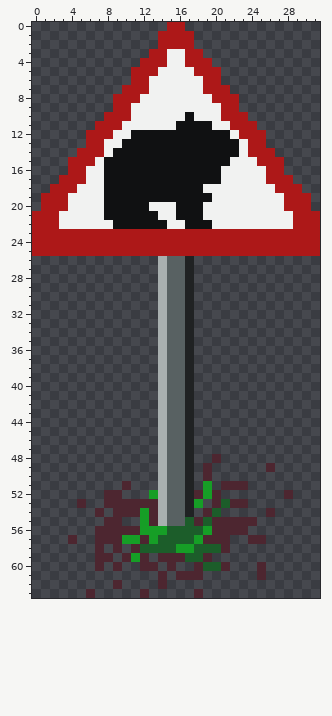
A pixel-art sprite gets an edit: resources/textures/entities/sign/sign.png. This is how it looked before the edit.
The file is 32x64 pixels.
And afterwards:
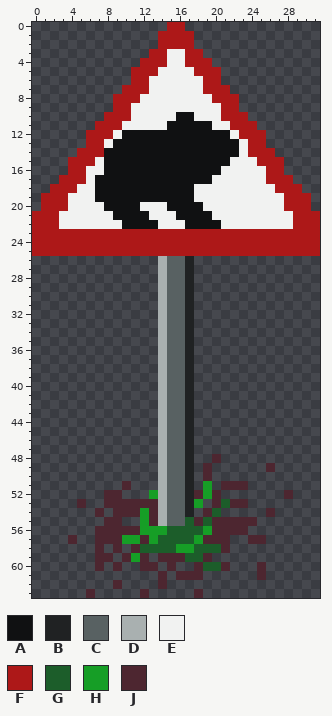
Palette (. is transparent): A #101112  B #202223  C #586162  D #a9b0b0  E #f1f2f1  F #ad1818  G #1c5d2a  H #169e26  J #4d2630
Edits made:
The edit turns colour E into colour A in row 10 at x 16; in row 11 at x 15; in row 12 at x 10; in row 13 at x 9; in row 14 at x 8; in rows 17 to 19 at x 7.
The edit turns colour E into colour A in row 20 at x 15; in row 21 at x 19; in row 22 at x 20.
The edit turns colour A into colour E in row 17 at x 20; in row 18 at x 18; in row 19 at x 18 to 19; in row 20 at x 12; in row 21 at x 8 and 13; in row 22 at x 9 and 14.
